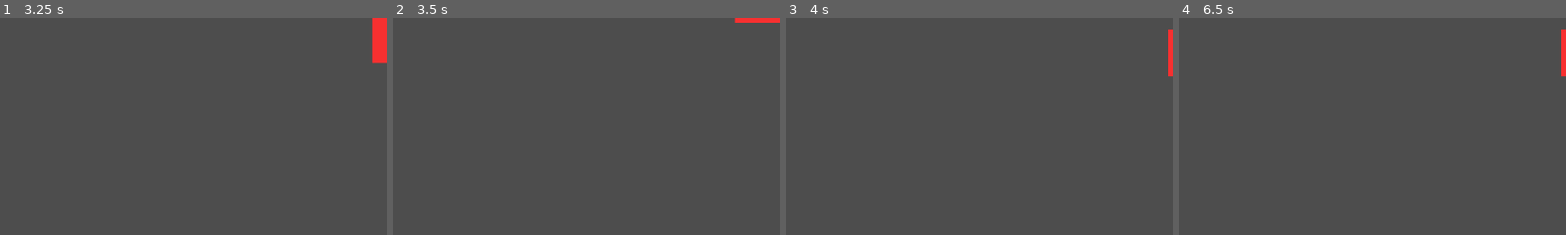
Above: before the commit, frames 1-4 (left to right).
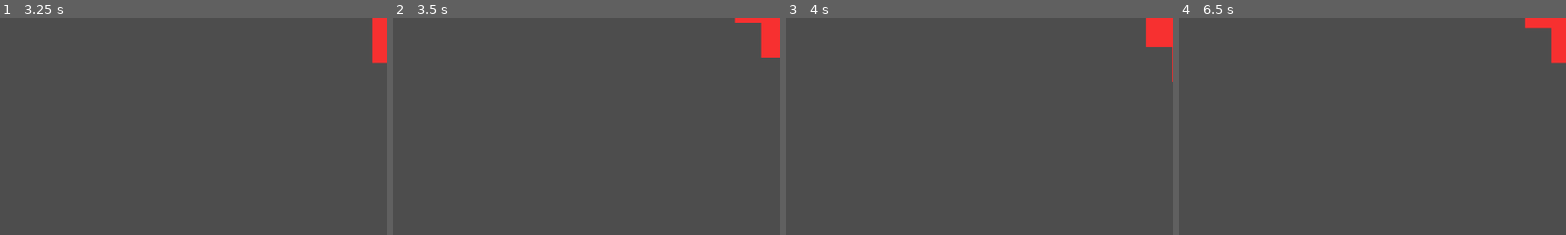
Above: after the commit, the same moments.

Repository: lethalgem/lemmings-forge-game
Game: Godot game, scene res://scenes/gravity_test.tscn
Same seed, same stepped clock (60 frames per second), same inputs: the game is played once before the commit and once after it.
Inputs (mouse positions are % of the whole screen's width and height, from its top left):
- Up to frame 1 (3.25 s): tap Enter at 0.5, 2 s; move the mouse to (72, 45) at 0.52 s; press the mouse at (72, 45) at 0.53 s; tap Space at 1.25, 2.75 s; move the mouse to (30, 55) at 1.27 s; release the mouse at (30, 55) at 1.28 s; click (30, 55) at 1.35 s; move the mouse to (60, 28) at 2.02 s; press the mouse at (60, 28) at 2.03 s; move the mouse to (45, 70) at 2.77 s; release the mouse at (45, 70) at 2.78 s; click (45, 70) at 2.85 s
- Up to frame 2 (3.5 s): no input
- Up to frame 3 (4 s): move the mouse to (80, 65) at 3.52 s; press the mouse at (80, 65) at 3.53 s
- Up to frame 4 (6.5 s): move the mouse to (20, 35) at 4.27 s; release the mouse at (20, 35) at 4.28 s; click (20, 35) at 4.35 s; move the mouse to (55, 50) at 5.02 s; press the mouse at (55, 50) at 5.03 s; move the mouse to (35, 25) at 5.77 s; release the mouse at (35, 25) at 5.78 s; click (35, 25) at 5.85 s
The pictures show only the part of the screen within x 50-100%, y 0-50%; the shares and areas given below are measured in that part.

Frame 1 is identical in both runs. In frame 2, 0.8% of the frame differs, in the area x 94-100%, y 2-19%; in frame 3, 1.0%; in frame 4, 1.1%, in the area x 89-100%, y 0-28%.

Commit message:
MB Ready for Ian to take over

Diff:
--- a/scripts/planet.gd
+++ b/scripts/planet.gd
@@ -29,5 +29,5 @@
 	ore_instance.setCreatePlanet(self)
 	_parent.crateAdded(ore_instance)
 
-	await get_tree().create_timer(.4).timeout
+	await get_tree().create_timer(.2).timeout
 	startCrates()
